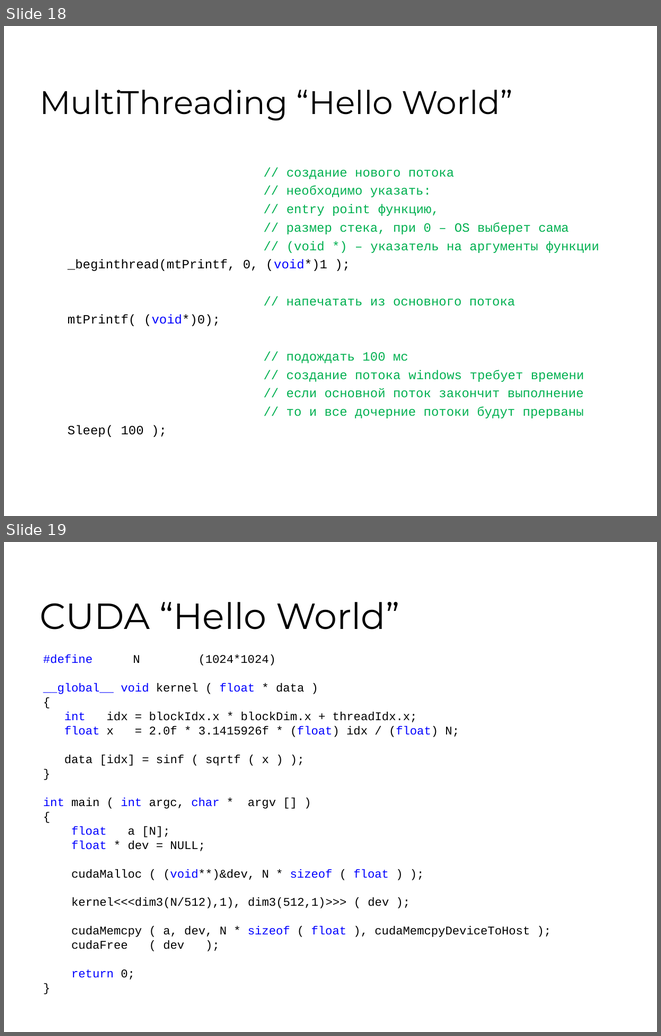
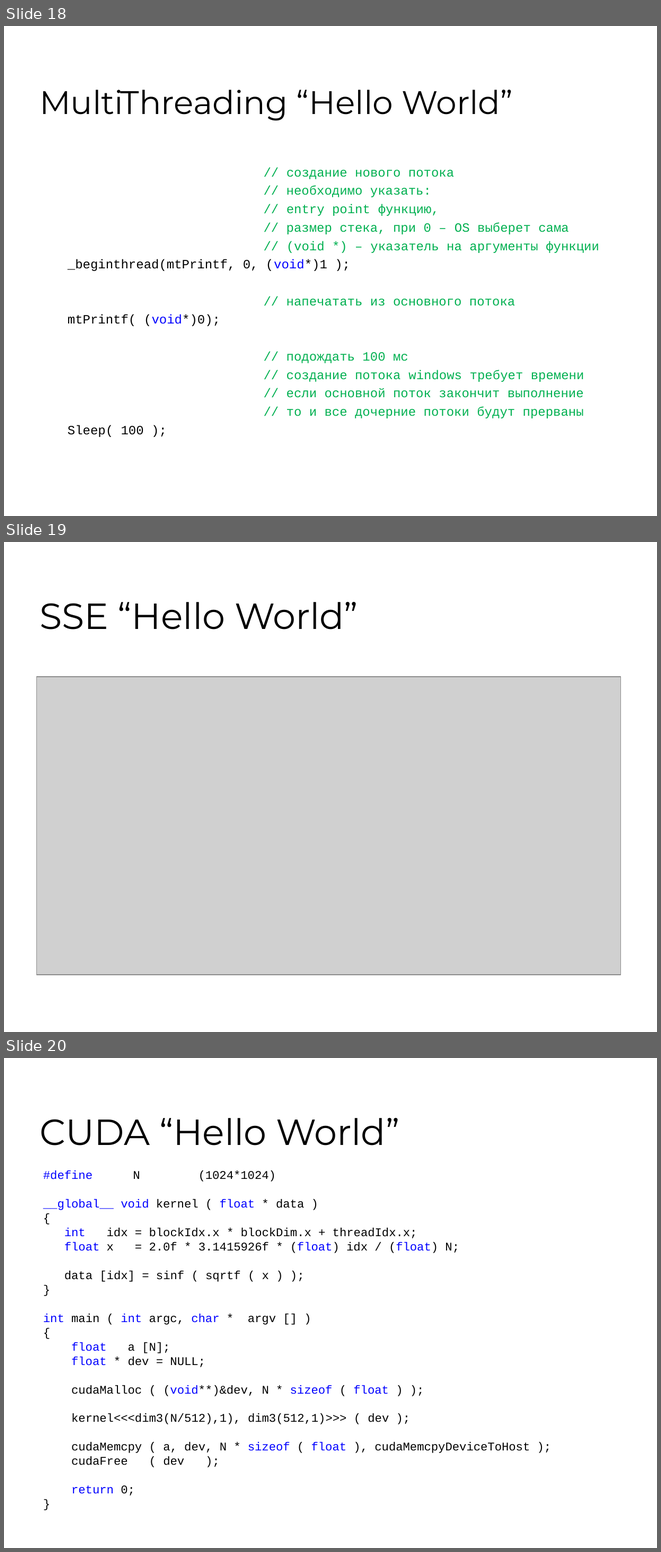
Before and after one commit to 7633/msu-cuda-course, a slide deck: Lectures/L1 24022009/Lection-1.ppt. Shown one above the other, each under a label of ours: slides 18 and 19 before the commit, slides 18, 19 and 20 after it. The pictures are 661x1036 and 661x1552 pixels, drawn with LibreOffice and Linux fonts; fonts in the diff are those of the drawing; grey boxes stand for pictures; background and template pictures are left out. Boxes give left, top, right and bottom in pixels: in the first picture for what was removed or moved away, otherwise in the second. Text is boxed around its words. In the diff, an @@ line names an element or a change of style, - is before the commit and + after.

Commit message:
[~] edit

```diff
--- a/Lectures/L1 24022009/Lection-1.ppt
+++ b/Lectures/L1 24022009/Lection-1.ppt
@@ slide 19 added at (x1=4, y1=542, x2=657, y2=1032), background #FFFFFF @@
@@ title added at (x1=40, y1=602, x2=358, y2=629), 40 pt, text #000000 @@
+SSE “Hello World”
@@ picture added at (x1=37, y1=677, x2=620, y2=974) @@
@@ what was slide 19 is now slide 20 @@
```
